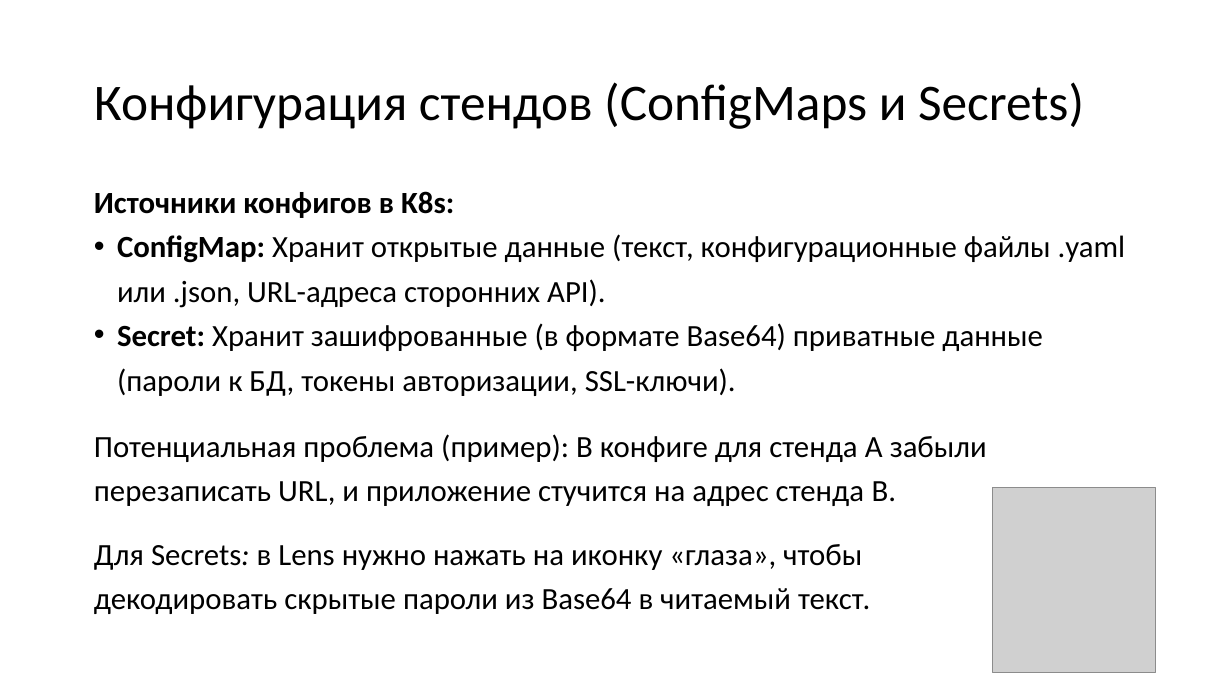
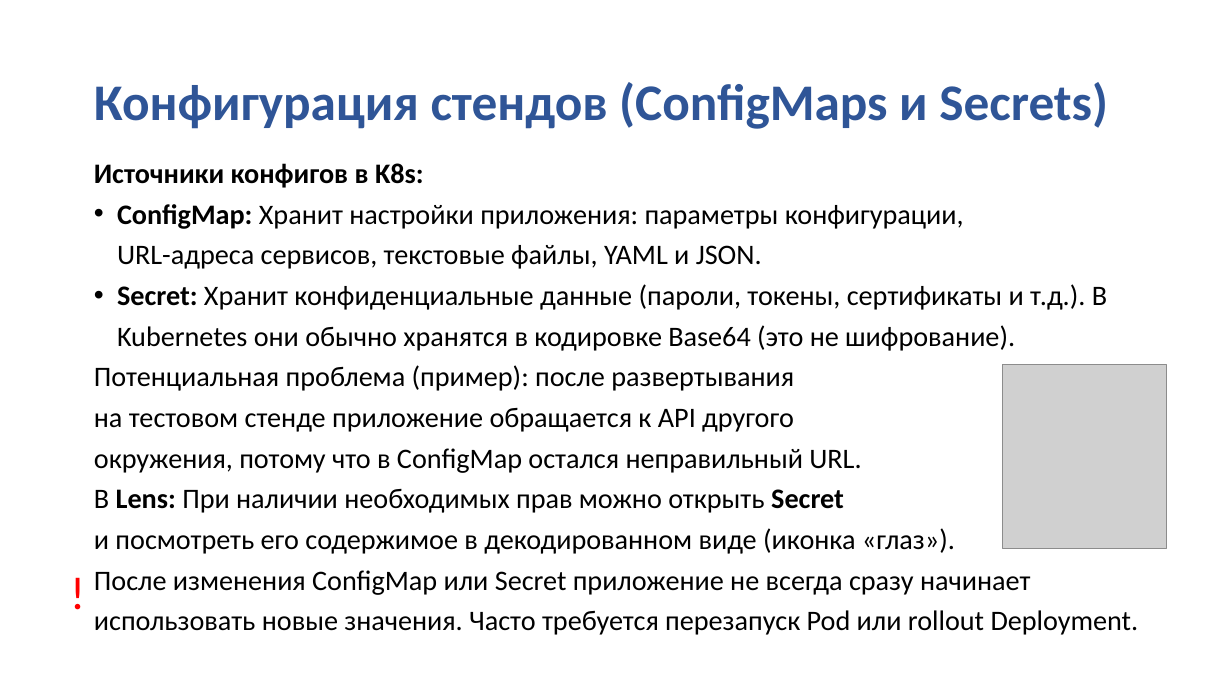
Before and after one commit to SobinaAA/K8S, a slide deck: slide 21 of slides/K8s.pptx. Drawn at 1232x693 pixels with LibreOffice and Linux fonts; fonts in the diff are those of the drawing; grey boxes stand for pictures; background and template pictures are left out. Boxes give left, top, right and bottom in pixels: in the first picture for what was removed or moved away, otherwise in the second. Text is boxed around its words. In the diff, an @@ line names an element or a change of style, - is before the commit and + after.

```diff
--- a/slides/K8s.pptx
+++ b/slides/K8s.pptx
@@ title "Конфигурация стендов (ConfigMaps и Secrets)" at [94, 82, 1108, 129]: text colour #000000 to #2F5597, bold on @@
@@ text "Источники конфигов в K8s:": place and size @@
-text "Источники конфигов в K8s:" at [94, 191, 1126, 614]
+text "Источники конфигов в K8s:" at [94, 163, 1139, 635]
@@ text at [94, 163, 424, 188]: size 24 to 22 pt in "Источники конфигов в K8s:" @@
@@ text at [94, 204, 1139, 635]: text changed; size 24 to 22 pt @@
-• ConfigMap: Хранит открытые данные (текст, конфигурационные файлы .yaml или .json, URL-адреса сторонних API).
-• Secret: Хранит зашифрованные (в формате Base64) приватные данные (пароли к БД, токены авторизации, SSL-ключи).
-Потенциальная проблема (пример): В конфиге для стенда A забыли перезаписать URL, и приложение стучится на адрес стенда B.
-Для Secrets: в Lens нужно нажать на иконку «глаза», чтобы
-декодировать скрытые пароли из Base64 в читаемый текст.
+• ConfigMap: Хранит настройки приложения: параметры конфигурации,
+  URL-адреса сервисов, текстовые файлы, YAML и JSON.
+• Secret: Хранит конфиденциальные данные (пароли, токены, сертификаты и т.д.). В Kubernetes они обычно хранятся в кодировке Base64 (это не шифрование).
+Потенциальная проблема (пример): после развертывания
+на тестовом стенде приложение обращается к API другого
+окружения, потому что в ConfigMap остался неправильный URL.
+В Lens: При наличии необходимых прав можно открыть Secret
+и посмотреть его содержимое в декодированном виде (иконка «глаз»).
+После изменения ConfigMap или Secret приложение не всегда сразу начинает использовать новые значения. Часто требуется перезапуск Pod или rollout Deployment.
@@ picture: place and size @@
-picture at [993, 488, 1156, 673]
+picture at [1003, 364, 1166, 549]
@@ text added at [61, 559, 85, 625], 36 pt, text #FF0000 @@
+!
```
Also in this commit, not shown: 24 other slides changed, 1 other file.
